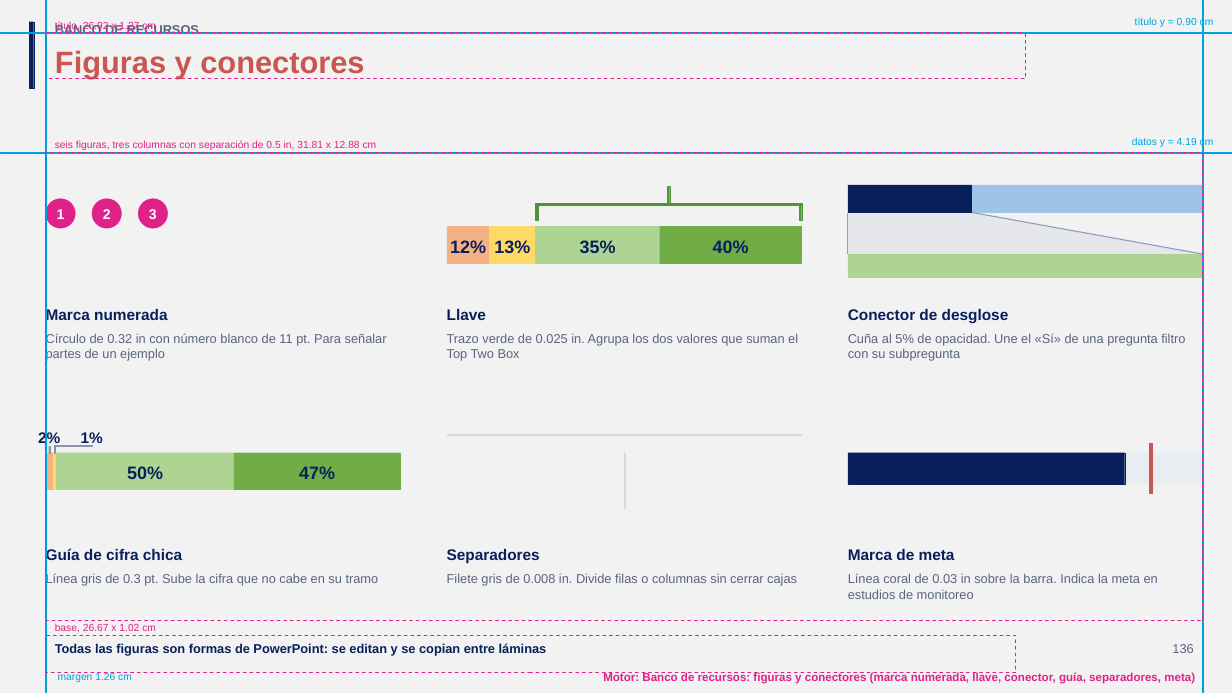
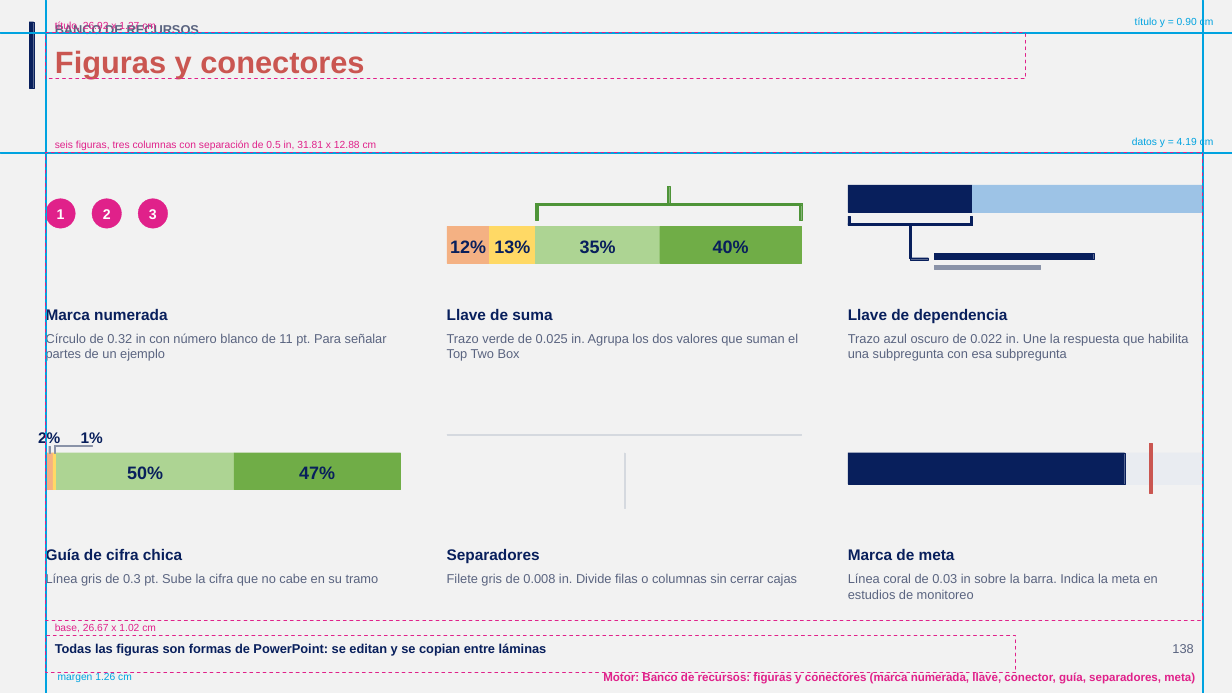
Before and after one commit to GonzaloAlmendariz/prosecnur-app, a slide deck: slide 138 of docs/qa/motor-ppt-2026-10-06/4-recetario/recetario-moderna-guias.pptx (slide 136 before the commit). Drawn at 1232x693 pixels with LibreOffice and Linux fonts; fonts in the diff are those of the drawing; background and template pictures are left out. Boxes give left, top, right and bottom in pixels: in the first picture for what was removed or moved away, otherwise in the second. Text is boxed around its words. In the diff, an @@ line names an element or a change of style, - is before the commit and + after.

```diff
--- a/docs/qa/motor-ppt-2026-10-06/4-recetario/recetario-moderna-guias.pptx
+++ b/docs/qa/motor-ppt-2026-10-06/4-recetario/recetario-moderna-guias.pptx
@@ freeform shape removed at <box>848,213,1203,254</box> @@
@@ freeform shape removed at <box>848,213,848,254</box> @@
@@ rectangle added at <box>848,216,850,226</box>, fill #081F5C, outline #081F5C 0.25 pt @@
@@ rectangle added at <box>848,224,972,226</box>, fill #081F5C, outline #081F5C 0.25 pt @@
@@ rectangle added at <box>909,224,911,259</box>, fill #081F5C, outline #081F5C 0.25 pt @@
@@ rectangle added at <box>970,216,972,226</box>, fill #081F5C, outline #081F5C 0.25 pt @@
@@ freeform shape removed at <box>972,213,1203,254</box> @@
@@ rectangle added at <box>910,258,929,260</box>, fill #081F5C, outline #081F5C 0.25 pt @@
@@ rectangle: place and size @@
-rectangle at <box>848,254,1203,277</box>
+rectangle at <box>934,253,1094,260</box>
@@ rectangle at <box>934,253,1094,260</box>: fill #ADD493 to #081F5C; outline #ADD493 0.25 pt to #081F5C 0.25 pt @@
@@ rectangle added at <box>934,265,1041,269</box>, fill #8A93A8, outline #8A93A8 0.25 pt @@
@@ text at <box>447,309,552,320</box>: text changed @@
-Llave
+Llave de suma
@@ text at <box>848,309,1008,323</box>: text changed @@
-Conector de desglose
+Llave de dependencia
@@ text at <box>848,333,1189,361</box>: text changed @@
-Cuña al 5% de opacidad. Une el «Sí» de una pregunta filtro con su subpregunta
+Trazo azul oscuro de 0.022 in. Une la respuesta que habilita una subpregunta con esa subpregunta
```
Also in this commit, not shown: 39 other slides changed, 3 slides added, 6 other files.
